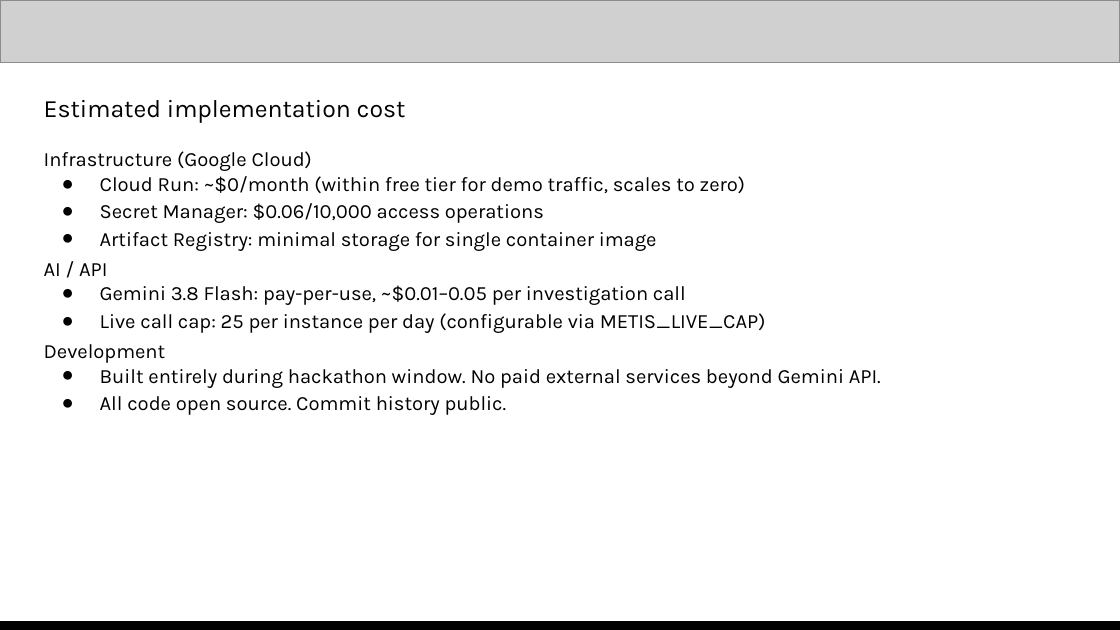
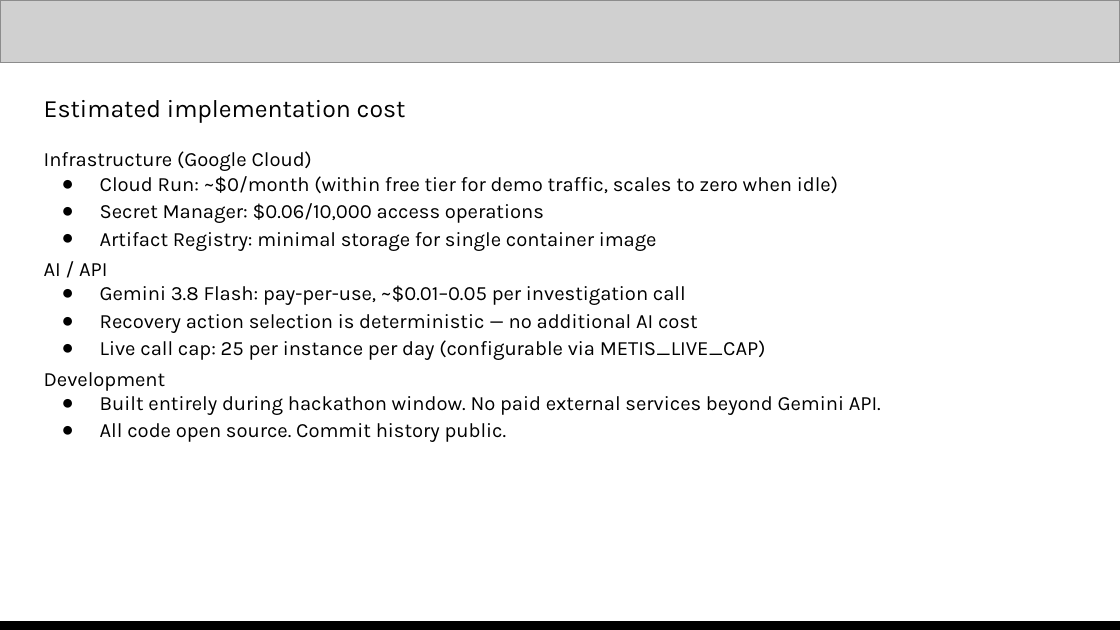
Before and after one commit to Akshada-Porje/MetisRealityGraph, a slide deck: slide 10 of MetisRealityGraph.pptx. Drawn at 1120x630 pixels with LibreOffice and Linux fonts; fonts in the diff are those of the drawing; grey boxes stand for pictures. Boxes give left, top, right and bottom in pixels: in the first picture for what was removed or moved away, otherwise in the second. Text is boxed around its words. In the diff, an @@ line names an element or a change of style, - is before the commit and + after.

```diff
--- a/MetisRealityGraph.pptx
+++ b/MetisRealityGraph.pptx
@@ text at (x1=100, y1=176, x2=838, y2=193): text changed @@
-● Cloud Run: ~$0/month (within free tier for demo traffic, scales to zero)
+● Cloud Run: ~$0/month (within free tier for demo traffic, scales to zero when idle)
@@ text at (x1=100, y1=314, x2=698, y2=333): paragraph added @@
+● Recovery action selection is deterministic — no additional AI cost
```
Also in this commit, not shown: 11 other slides changed.
